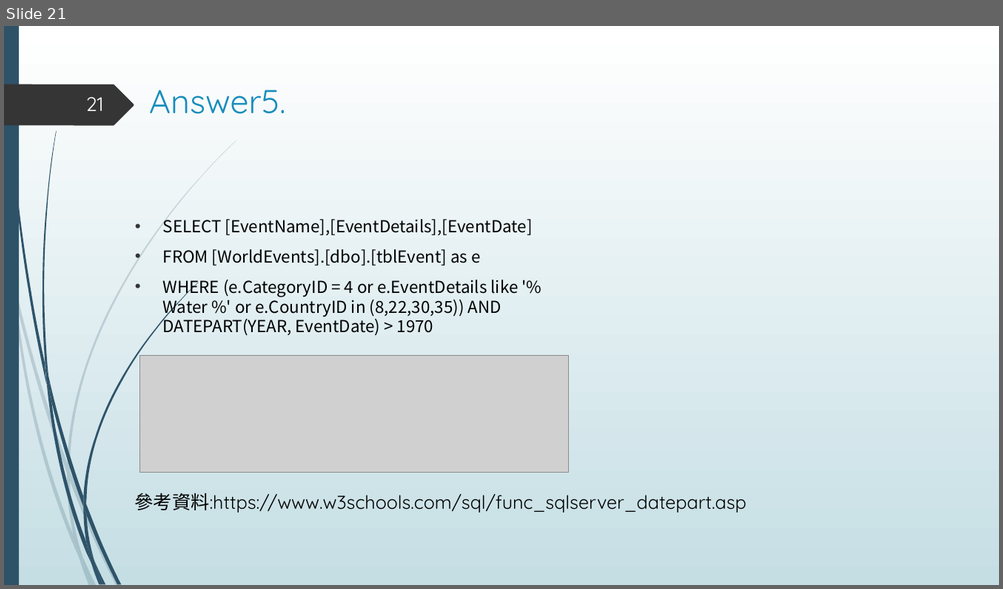
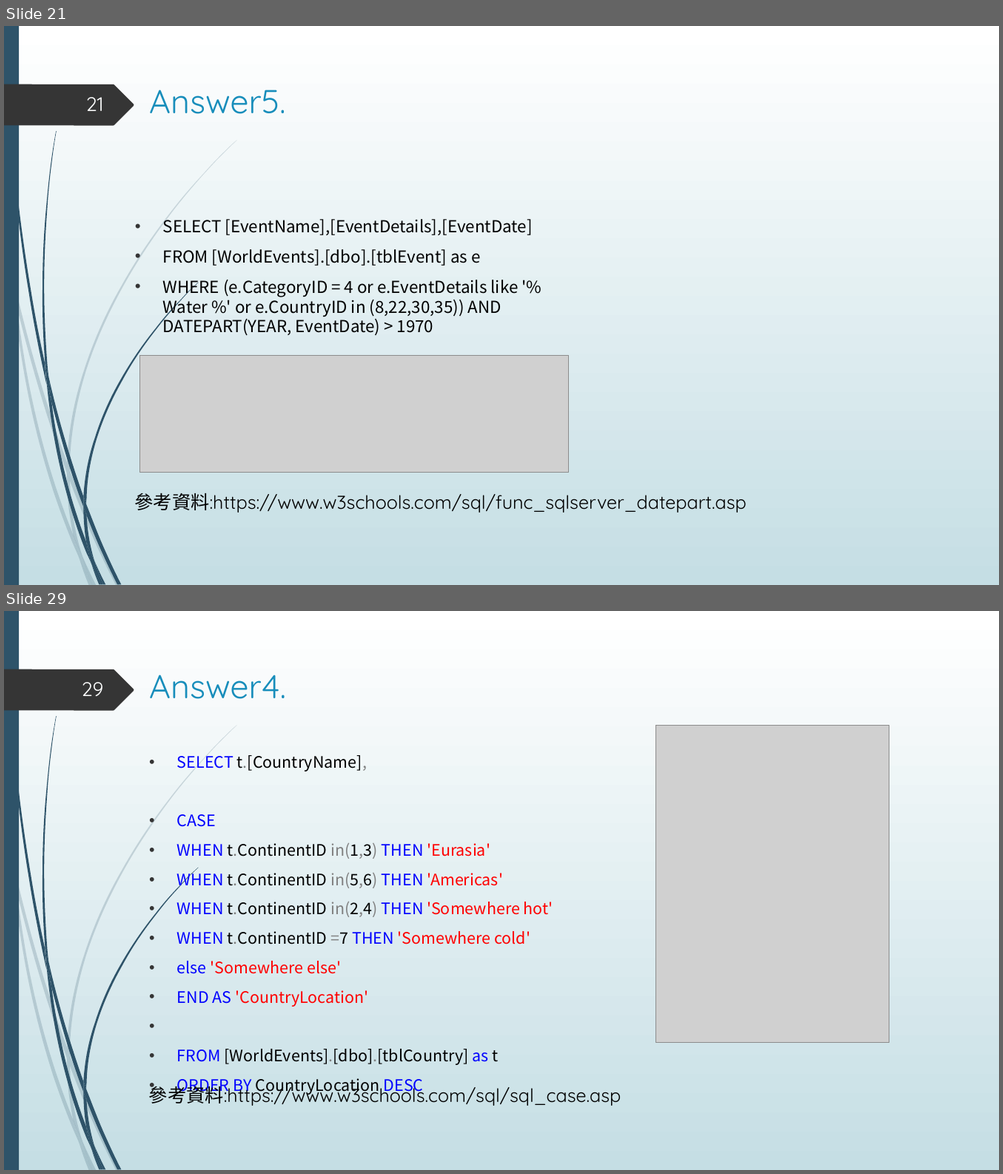
Before and after one commit to hsu0808/mssql-learning-2023-summer, a slide deck: sql answer.pptx. Shown one above the other, each under a label of ours: slide 21 before the commit, slides 21 and 29 after it; the slides between them are not shown. The pictures are 1003x589 and 1003x1174 pixels, drawn with LibreOffice and Linux fonts; fonts in the diff are those of the drawing; grey boxes stand for pictures. Boxes give left, top, right and bottom in pixels: in the first picture for what was removed or moved away, otherwise in the second. Text is boxed around its words. In the diff, an @@ line names an element or a change of style, - is before the commit and + after.

```diff
--- a/sql answer.pptx
+++ b/sql answer.pptx
@@ slide 29 added at [4, 611, 999, 1170], background gradient #FFFFFF to #C5DEE5; not listed: 24 template elements that a slide beside it also shows @@
@@ title added at [149, 675, 286, 699], 32 pt, text #178DBB @@
+Answer4.
@@ page number added at [82, 682, 104, 696], 19 pt, text #FEFFFF @@
+29
@@ picture added at [656, 725, 889, 1042] @@
@@ text added at [177, 755, 553, 1065], 15.3 pt, text #000000 @@
+• SELECT t.[CountryName],
+• CASE
+• WHEN t.ContinentID in(1,3) THEN 'Eurasia'
+• WHEN t.ContinentID in(5,6) THEN 'Americas'
+• WHEN t.ContinentID in(2,4) THEN 'Somewhere hot'
+• WHEN t.ContinentID =7 THEN 'Somewhere cold'
+• else 'Somewhere else'
+• END AS 'CountryLocation'
+• FROM [WorldEvents].[dbo].[tblCountry] as t
+• ORDER BY CountryLocation DESC
@@ text added at [149, 1084, 620, 1106], 18 pt, text #000000 @@
+參考資料:https://www.w3schools.com/sql/sql_case.asp
```
Also in this commit, not shown: 15 other slides added.
